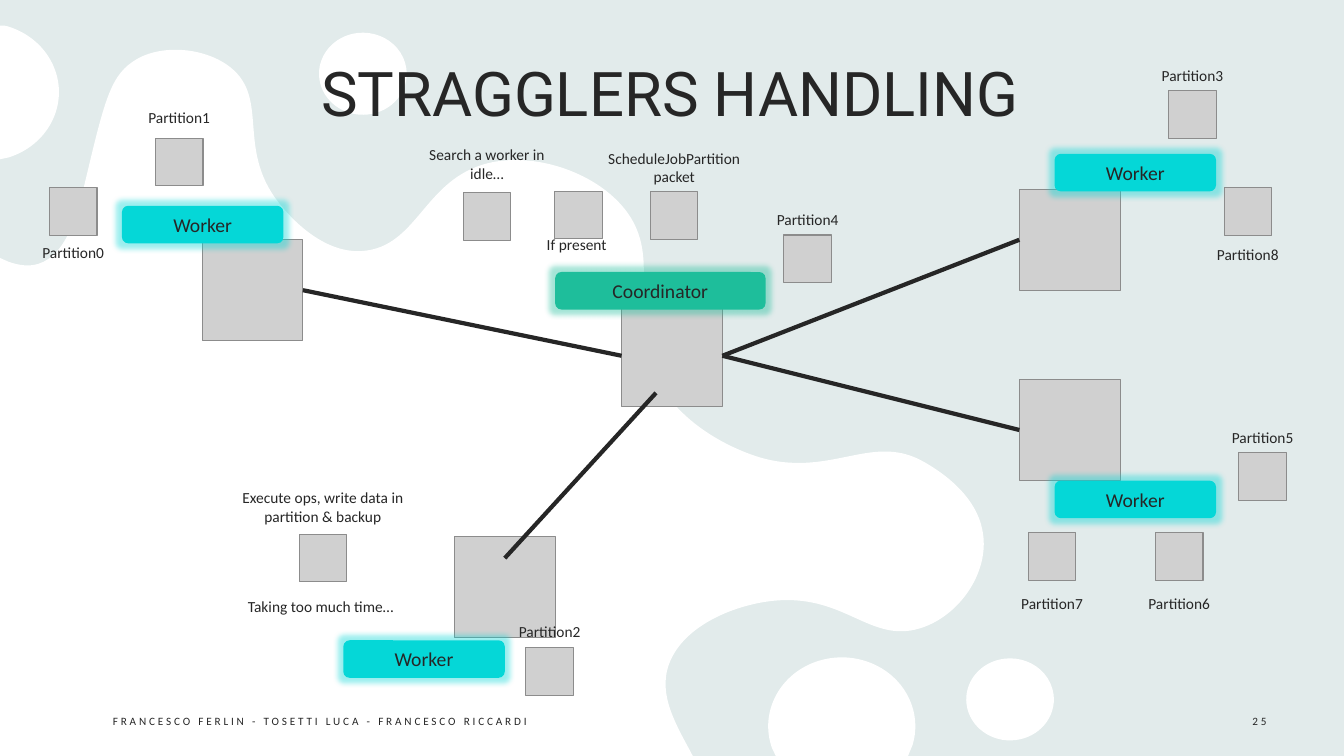
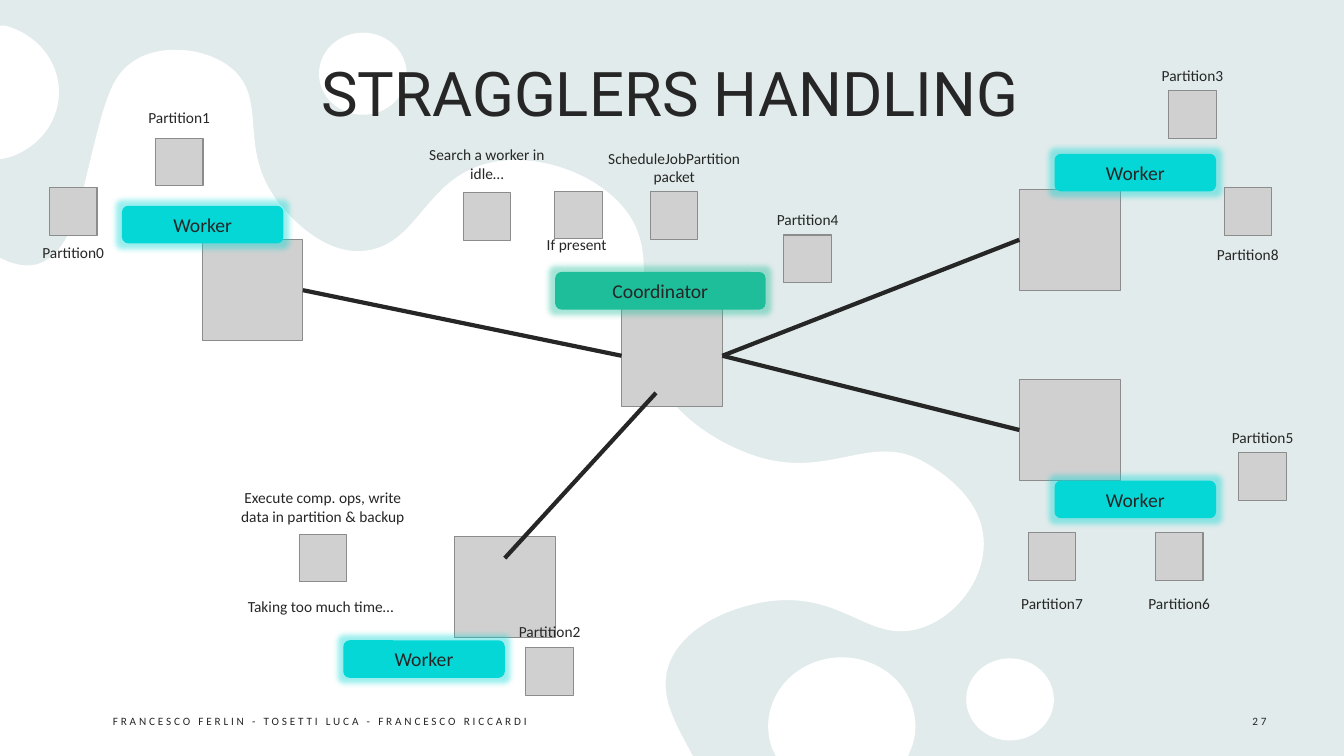
Before and after one commit to Furrrlo/dataflow-platform, a slide deck: slide 27 of DATAFLOW-PLATFORM.pptx (slide 25 before the commit). Drawn at 1344x756 pixels with LibreOffice and Linux fonts; fonts in the diff are those of the drawing; grey boxes stand for pictures. Boxes give left, top, right and bottom in pixels: in the first picture for what was removed or moved away, otherwise in the second. Text is boxed around its words. In the diff, an @@ line names an element or a change of style, - is before the commit and + after.

```diff
--- a/DATAFLOW-PLATFORM.pptx
+++ b/DATAFLOW-PLATFORM.pptx
@@ text at bbox=[241, 492, 404, 525]: text changed @@
-Execute ops, write data in partition & backup
+Execute comp. ops, write data in partition & backup
@@ page number at bbox=[1252, 717, 1266, 725]: text changed @@
-25
+27
```
Also in this commit, not shown: 13 other slides changed, 2 slides added.
